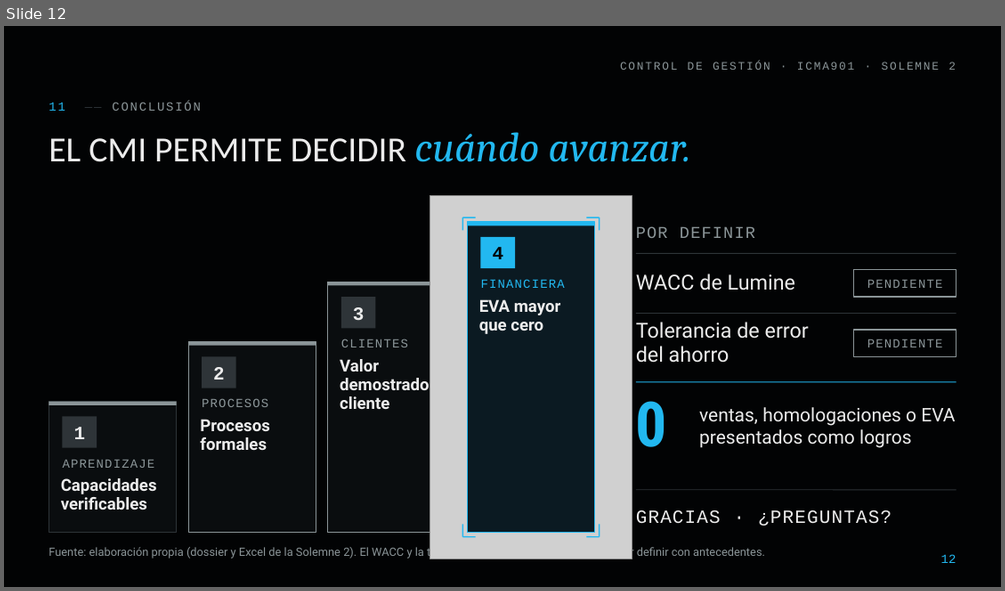
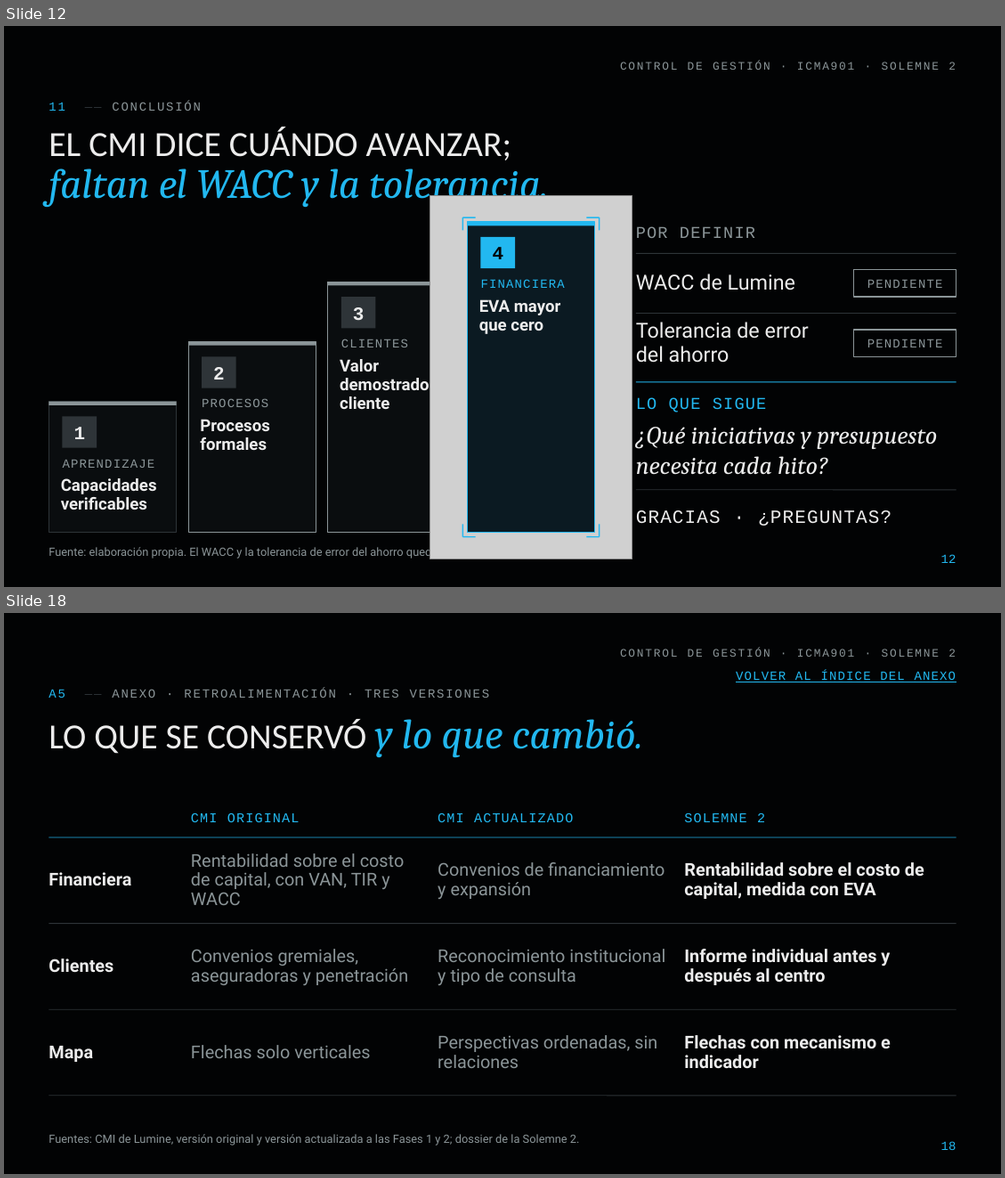
Before and after one commit to diegoaam0109-ux/lumine, a slide deck: solemne-2/Lumine_Solemne2_CMI_Control_de_Gestion.pptx. Shown one above the other, each under a label of ours: slide 12 before the commit, slides 12 and 18 after it; the slides between them are not shown. The pictures are 1005x591 and 1005x1178 pixels, drawn with LibreOffice and Linux fonts; fonts in the diff are those of the drawing; grey boxes stand for pictures; background and template pictures are left out. Boxes give left, top, right and bottom in pixels: in the first picture for what was removed or moved away, otherwise in the second. Text is boxed around its words. In the diff, an @@ line names an element or a change of style, - is before the commit and + after.

```diff
--- a/solemne-2/Lumine_Solemne2_CMI_Control_de_Gestion.pptx
+++ b/solemne-2/Lumine_Solemne2_CMI_Control_de_Gestion.pptx
@@ slide 18 added at [4, 613, 1001, 1174], background #020304; not listed: 1 template element that a slide beside it also shows @@
@@ text added at [48, 689, 489, 698], 12 pt, text #8B9598 @@
+A5 —— ANEXO · RETROALIMENTACIÓN · TRES VERSIONES
@@ text added at [736, 671, 956, 682], 12 pt, text #22B8F0, underline @@
+VOLVER AL ÍNDICE DEL ANEXO
@@ title added at [48, 719, 643, 758], 34 pt, text #ECECEC @@
+LO QUE SE CONSERVÓ y lo que cambió.
@@ text added at [191, 813, 299, 822], 13 pt, text #22B8F0 @@
+CMI ORIGINAL
@@ text added at [437, 813, 573, 822], 13 pt, text #22B8F0 @@
+CMI ACTUALIZADO
@@ text added at [684, 813, 765, 822], 13 pt, text #22B8F0 @@
+SOLEMNE 2
@@ line added from (48, 837) to (956, 837), #22B8F0 0.75 pt @@
@@ text added at [48, 872, 131, 886], 17 pt, text #ECECEC, bold @@
+Financiera
@@ text added at [191, 853, 404, 905], 17 pt, text #8B9598 @@
+Rentabilidad sobre el costo de capital, con VAN, TIR y WACC
@@ text added at [437, 862, 664, 899], 17 pt, text #8B9598 @@
+Convenios de financiamiento y expansión
@@ text added at [684, 862, 924, 899], 17 pt, text #ECECEC, bold @@
+Rentabilidad sobre el costo de capital, medida con EVA
@@ line added from (48, 924) to (956, 924), #2E3438 0.75 pt @@
@@ text added at [48, 958, 113, 973], 17 pt, text #ECECEC, bold @@
+Clientes
@@ text added at [191, 949, 408, 985], 17 pt, text #8B9598 @@
+Convenios gremiales, aseguradoras y penetración
@@ text added at [437, 949, 665, 985], 17 pt, text #8B9598 @@
+Reconocimiento institucional y tipo de consulta
@@ text added at [684, 949, 890, 985], 17 pt, text #ECECEC, bold @@
+Informe individual antes y después al centro
@@ line added from (48, 1009) to (956, 1009), #2E3438 0.75 pt @@
@@ text added at [437, 1035, 657, 1068], 17 pt, text #8B9598 @@
+Perspectivas ordenadas, sin relaciones
@@ text added at [684, 1035, 890, 1069], 17 pt, text #ECECEC, bold @@
+Flechas con mecanismo e indicador
@@ text added at [48, 1046, 93, 1062], 17 pt, text #ECECEC, bold @@
+Mapa
@@ text added at [191, 1045, 370, 1058], 17 pt, text #8B9598 @@
+Flechas solo verticales
@@ line added from (48, 1095) to (956, 1095), #2E3438 0.75 pt @@
@@ text added at [48, 1134, 580, 1145], 11 pt, text #8B9598 @@
+Fuentes: CMI de Lumine, versión original y versión actualizada a las Fases 1 y 2; dossier de la Solemne 2.
@@ page number added at [941, 1141, 956, 1150], 12 pt, text #22B8F0 @@
+18
@@ slide 12 changed as well @@
@@ title at [48, 127, 548, 208]: text changed; size 34 to 40 pt; font Calibri to Cambria; text colour #ECECEC to #22B8F0; italic on @@
-EL CMI PERMITE DECIDIR cuándo avanzar.
+EL CMI DICE CUÁNDO AVANZAR;
+faltan el WACC y la tolerancia.
@@ text added at [636, 397, 766, 412], 16 pt, text #22B8F0 @@
+LO QUE SIGUE
@@ text "¿Qué iniciativas y presupuesto necesita ..." at [636, 426, 937, 475]: vertical alignment middle to top @@
@@ text removed at [636, 401, 667, 447] @@
-0
@@ text at [636, 426, 937, 475]: text changed; size 18 to 24 pt; font Roboto to Cambria; italic on @@
-ventas, homologaciones o EVA presentados como logros
+¿Qué iniciativas y presupuesto necesita cada hito?
@@ text at [48, 545, 595, 559]: text changed @@
-Fuente: elaboración propia (dossier y Excel de la Solemne 2). El WACC y la tolerancia de error del ahorro quedan por definir con antecedentes.
+Fuente: elaboración propia. El WACC y la tolerancia de error del ahorro quedan por definir con antecedentes.
```
Also in this commit, not shown: 8 other slides changed, 11 other slides added, 2 slides removed, 10 other files.
